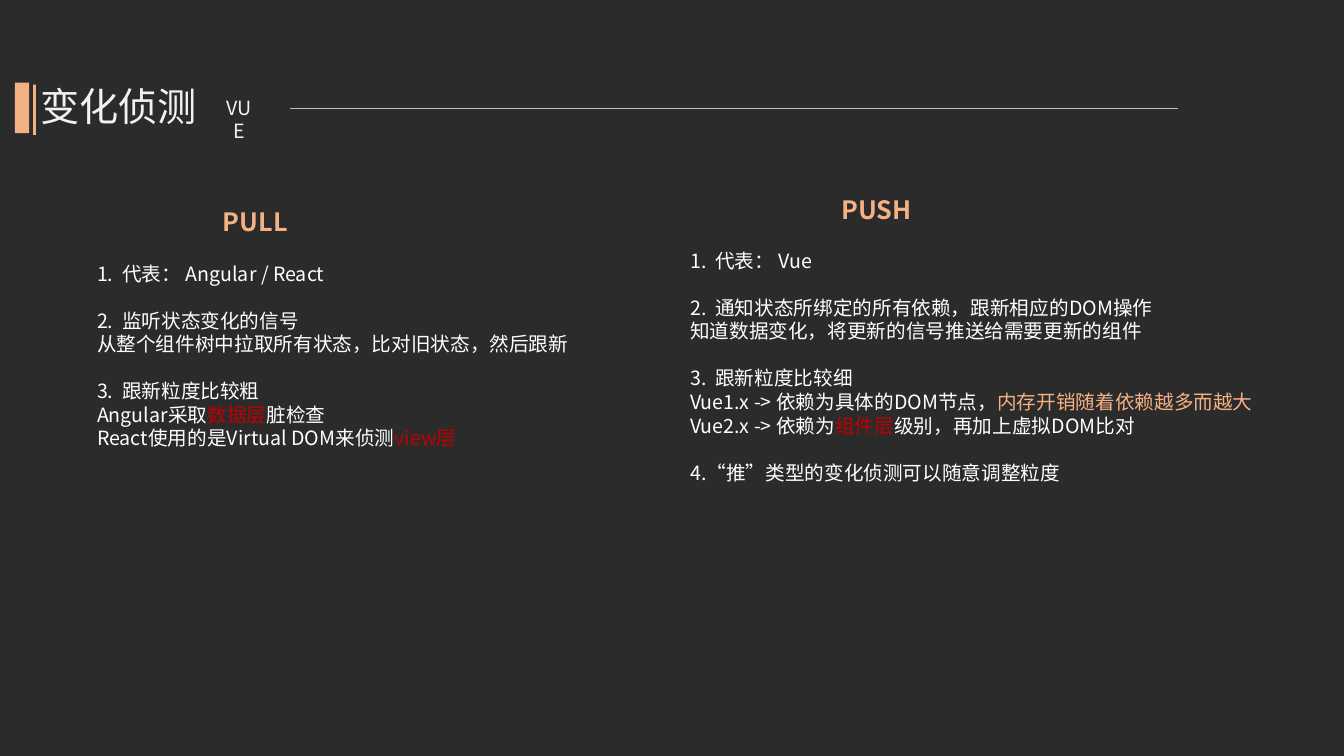
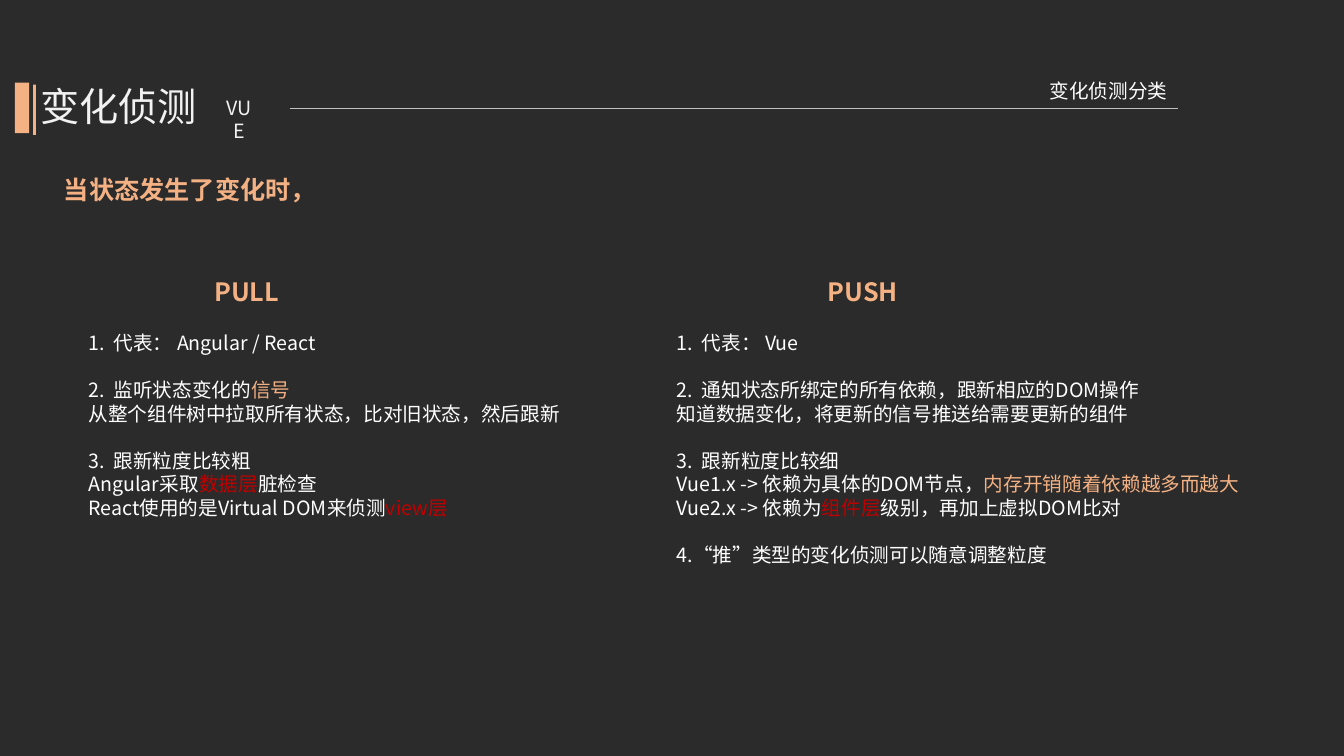
Before and after one commit to kcikkick/mvvm-demo, a slide deck: slide 10 of ppt/mvvm-demo.pptx. Drawn at 1344x756 pixels with LibreOffice and Linux fonts; fonts in the diff are those of the drawing; background and template pictures are left out; a plain dark background stands for a picture behind light text. Boxes give left, top, right and bottom in pixels: in the first picture for what was removed or moved away, otherwise in the second. Text is boxed around its words. In the diff, an @@ line names an element or a change of style, - is before the commit and + after.

```diff
--- a/ppt/mvvm-demo.pptx
+++ b/ppt/mvvm-demo.pptx
@@ text added at (1050,81,1168,100), 14 pt, text #FFFFFF @@
+变化侦测分类
@@ text added at (64,177,316,202), 18 pt, text #F4B183, bold @@
+当状态发生了变化时，
@@ text "PULL": place and size @@
-text "PULL" at (223,212,288,232)
+text "PULL" at (214,282,279,302)
@@ text "PUSH": place and size @@
-text "PUSH" at (841,200,911,220)
+text "PUSH" at (828,282,898,302)
@@ text "1. 代表： Angular / React": place and size @@
-text "1. 代表： Angular / React" at (97,264,568,447)
+text "1. 代表： Angular / React" at (88,333,559,517)
@@ text "1. 代表： Vue": place and size @@
-text "1. 代表： Vue" at (690,251,1252,482)
+text "1. 代表： Vue" at (677,333,1239,564)
@@ text at (88,380,291,399): text colour #FFFFFF to #F4B183 in "监听状态变化的信号" @@
```
Also in this commit, not shown: 18 other slides changed, 4 slides added, 4 slides removed, 1 other file.
